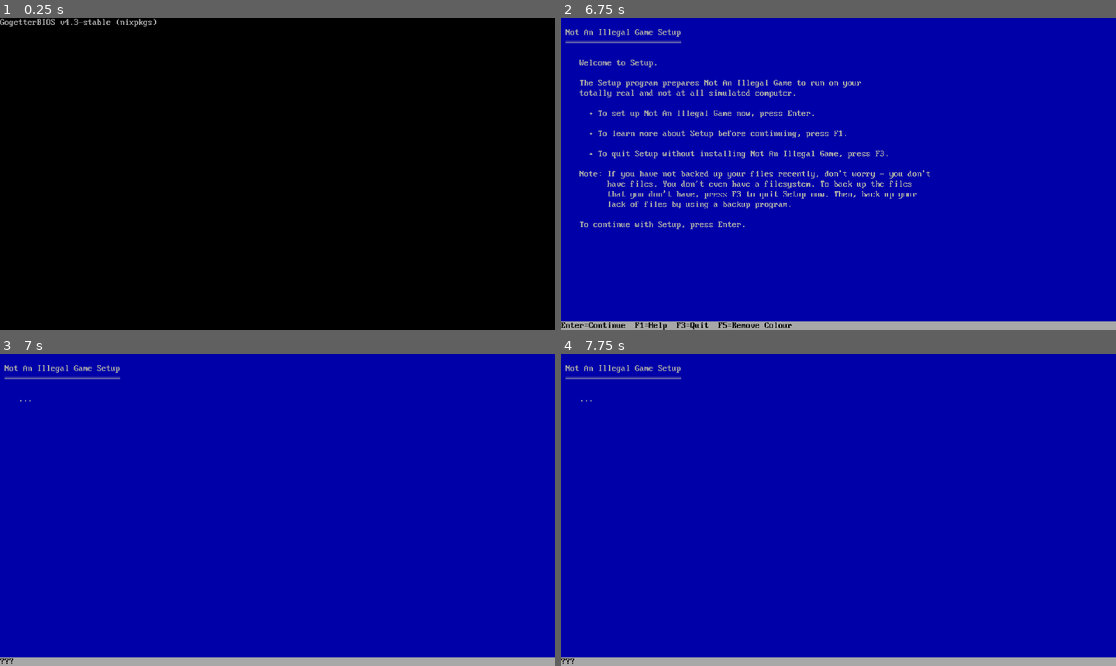
Above: before the commit, frames 1-4 (two rows, left to right).
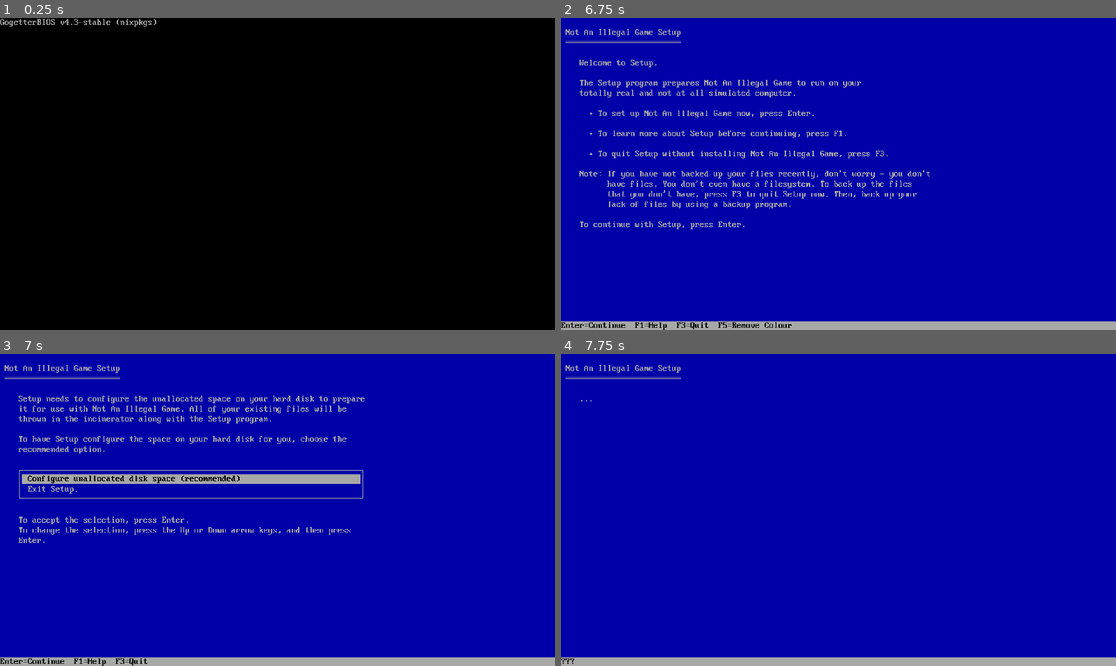
Above: after the commit, the same moments.

Repository: AeriaVelocity/not-an-illegal-game
Game: Godot game, scene res://Scenes/intro.tscn
Same seed, same stepped clock (60 frames per second), same inputs: the game is played once before the commit and once after it.
Inputs:
- Up to frame 1 (0.25 s): no input
- Up to frame 2 (6.75 s): tap Enter (ui_accept) at 0.5, 0.77, 1.25, 1.52, 2, 2.75, 3.02, 3.5, 3.77, 4.52, 5, 6.02 s
- Up to frame 3 (7 s): tap Enter (ui_accept) at 6.77 s
- Up to frame 4 (7.75 s): tap Enter (ui_accept) at 7.52 s

Frames 1-2 are identical in both runs. In frame 3, 5.0% of the frame differs, in the area x 0-66%, y 13-100%; in frame 4, nothing differs.

Commit message:
Added a second screen, which presents you with an option menu
That took maybe a little longer than I wanted it to.

Diff:
--- /dev/null
+++ b/Resources/default_font.tres
@@ -0,0 +1,8 @@
+[gd_resource type="LabelSettings" load_steps=2 format=3 uid="uid://c2p5p4wt1p5j7"]
+
+[ext_resource type="FontFile" uid="uid://c5c2w3cb83hy5" path="res://Mx437_IBM_VGA_8x16.ttf" id="1_onrsg"]
+
+[resource]
+font = ExtResource("1_onrsg")
+font_size = 32
+font_color = Color(0.658824, 0.658824, 0.658824, 1)
--- /dev/null
+++ b/Resources/selected_font.tres
@@ -0,0 +1,8 @@
+[gd_resource type="LabelSettings" load_steps=2 format=3 uid="uid://dfpihva5yuprr"]
+
+[ext_resource type="FontFile" uid="uid://c5c2w3cb83hy5" path="res://Mx437_IBM_VGA_8x16.ttf" id="1_6oufh"]
+
+[resource]
+font = ExtResource("1_6oufh")
+font_size = 32
+font_color = Color(0, 0, 0, 1)
--- a/Scenes/preinstallation.tscn
+++ b/Scenes/preinstallation.tscn
@@ -1,15 +1,25 @@
-[gd_scene load_steps=10 format=3 uid="uid://bygcowckre38n"]
+[gd_scene load_steps=12 format=3 uid="uid://bygcowckre38n"]
 
 [ext_resource type="Script" path="res://Scripts/preinstallation_interaction.gd" id="1_0t6bx"]
-[ext_resource type="FontFile" uid="uid://c5c2w3cb83hy5" path="res://Mx437_IBM_VGA_8x16.ttf" id="2_e22ee"]
+[ext_resource type="LabelSettings" uid="uid://c2p5p4wt1p5j7" path="res://Resources/default_font.tres" id="2_xk45s"]
 [ext_resource type="StyleBox" uid="uid://417p4qpiqo1f" path="res://Resources/exit-prompt-outline.tres" id="3_g30y1"]
 [ext_resource type="StyleBox" uid="uid://b3ltxto4iuhit" path="res://Resources/exit-prompt-title-style.tres" id="3_rlku3"]
+[ext_resource type="Script" path="res://Scripts/disk_space_list.gd" id="3_vnm4c"]
 [ext_resource type="LabelSettings" uid="uid://bhsc5ul65tafm" path="res://Resources/exit-prompt-title-label.tres" id="5_kb7wm"]
 
-[sub_resource type="LabelSettings" id="LabelSettings_gg2ix"]
-font = ExtResource("2_e22ee")
-font_size = 32
-font_color = Color(0.658824, 0.658824, 0.658824, 1)
+[sub_resource type="StyleBoxFlat" id="StyleBoxFlat_ll28w"]
+bg_color = Color(0.6, 0.6, 0.6, 0)
+border_width_left = 3
+border_width_top = 3
+border_width_right = 3
+border_width_bottom = 3
+border_color = Color(0.65098, 0.65098, 0.65098, 1)
+
+[sub_resource type="StyleBoxFlat" id="StyleBoxFlat_a3e6g"]
+bg_color = Color(0, 0, 0, 0)
+border_width_left = 20
+border_width_right = 20
+border_color = Color(0, 0, 0, 0)
 
 [sub_resource type="Animation" id="Animation_6lioa"]
 length = 0.001
@@ -110,7 +120,7 @@
 grow_horizontal = 2
 grow_vertical = 2
 text = "Enter=Continue  F1=Help  F3=Exit"
-label_settings = SubResource("LabelSettings_gg2ix")
+label_settings = ExtResource("2_xk45s")
 
 [node name="Screen 0" type="Control" parent="Background"]
 visible = false
@@ -153,7 +163,7 @@
     stuff you wish to be gaslighted by, press Enter. To choose a different
     option, use the Arrow keys to select the option you want, and then press
     Enter."
-label_settings = SubResource("LabelSettings_gg2ix")
+label_settings = ExtResource("2_xk45s")
 autowrap_mode = 2
 
 [node name="Screen 1" type="Control" parent="Background"]
@@ -192,7 +202,7 @@
           lack of files by using a backup program.
 
     To continue with Setup, press Enter."
-label_settings = SubResource("LabelSettings_gg2ix")
+label_settings = ExtResource("2_xk45s")
 autowrap_mode = 2
 
 [node name="Screen 2" type="Control" parent="Background"]
@@ -215,8 +225,88 @@
  Not An Illegal Game Setup
  ═════════════════════════
 
+    Setup needs to configure the unallocated space on your hard disk to prepare
+    it for use with Not An Illegal Game. All of your existing files will be
+    thrown in the incinerator along with the Setup program.
+
+    To have Setup configure the space on your hard disk for you, choose the
+    recommended option.
+
+
+
+
+
+
+    To accept the selection, press Enter.
+    To change the selection, press the Up or Down arrow keys, and then press
+    Enter."
+label_settings = ExtResource("2_xk45s")
+autowrap_mode = 2
+
+[node name="Outline" type="Panel" parent="Background/Screen 2/Label"]
+layout_mode = 1
+anchors_preset = 15
+anchor_right = 1.0
+anchor_bottom = 1.0
+offset_left = 66.0
+offset_top = 401.0
+offset_right = -664.0
+offset_bottom = -579.0
+grow_horizontal = 2
+grow_vertical = 2
+theme_override_styles/panel = SubResource("StyleBoxFlat_ll28w")
+
+[node name="MarginContainer" type="MarginContainer" parent="Background/Screen 2/Label/Outline"]
+layout_mode = 1
+anchors_preset = 15
+anchor_right = 1.0
+anchor_bottom = 1.0
+grow_horizontal = 2
+grow_vertical = 2
+theme_override_constants/margin_left = 10
+theme_override_constants/margin_top = 10
+theme_override_constants/margin_right = 10
+theme_override_constants/margin_bottom = 10
+
+[node name="DiskSpaceList" type="VBoxContainer" parent="Background/Screen 2/Label/Outline/MarginContainer"]
+layout_mode = 2
+alignment = 1
+script = ExtResource("3_vnm4c")
+
+[node name="ConfigSpace" type="Label" parent="Background/Screen 2/Label/Outline/MarginContainer/DiskSpaceList"]
+layout_mode = 2
+theme_override_styles/normal = SubResource("StyleBoxFlat_a3e6g")
+text = "Configure unallocated disk space (recommended)"
+label_settings = ExtResource("2_xk45s")
+
+[node name="ExitSetup" type="Label" parent="Background/Screen 2/Label/Outline/MarginContainer/DiskSpaceList"]
+layout_mode = 2
+theme_override_styles/normal = SubResource("StyleBoxFlat_a3e6g")
+text = "Exit Setup."
+label_settings = ExtResource("2_xk45s")
+
+[node name="Screen 3" type="Control" parent="Background"]
+visible = false
+layout_mode = 1
+anchors_preset = 15
+anchor_right = 1.0
+anchor_bottom = 1.0
+grow_horizontal = 2
+grow_vertical = 2
+
+[node name="Label" type="Label" parent="Background/Screen 3"]
+layout_mode = 1
+anchors_preset = 15
+anchor_right = 1.0
+anchor_bottom = 1.0
+grow_horizontal = 2
+grow_vertical = 2
+text = "
+ Not An Illegal Game Setup
+ ═════════════════════════
+
     ..."
-label_settings = SubResource("LabelSettings_gg2ix")
+label_settings = ExtResource("2_xk45s")
 autowrap_mode = 2
 
 [node name="ExitPrompt" type="ColorRect" parent="Background"]
--- /dev/null
+++ b/Scripts/disk_space_list.gd
@@ -0,0 +1,59 @@
+extends VBoxContainer
+
+var selected_option = 0
+var current_screen = 0
+
+var selected: StyleBoxFlat = StyleBoxFlat.new()
+var deselected: StyleBoxFlat = StyleBoxFlat.new()
+
+func _ready():
+    var item_padding = 20
+
+    selected.bg_color = "#a8a8a8ff"
+    selected.border_color = selected.bg_color
+    selected.border_width_left = item_padding
+    selected.border_width_right = item_padding
+
+    deselected.bg_color = "#00000000"
+    deselected.border_color = deselected.bg_color
+    deselected.border_width_left = item_padding
+    deselected.border_width_right = item_padding
+
+func activate_option():
+    match selected_option:
+        0:
+            Signals.request_screen_change.emit(3)
+        1:
+            Signals.request_exit.emit()
+
+func _process(_delta):
+    current_screen = Signals.current_screen
+
+    if current_screen != 2:
+        return
+
+    var default_font = load("res://Resources/default_font.tres")
+    var selected_font = load("res://Resources/selected_font.tres")
+
+    for i in range(get_child_count()):
+        var option = get_child(i)
+
+        if i == selected_option:
+            option.add_theme_stylebox_override("normal", selected)
+            option.label_settings = selected_font
+        else:
+            option.add_theme_stylebox_override("normal", deselected)
+            option.label_settings = default_font
+
+func _input(event):
+    print(current_screen)
+    if current_screen != 2:
+        return
+
+    if event is InputEventKey and event.is_pressed():
+        if event.as_text() == "Up":
+            selected_option = max(selected_option - 1, 0)
+        if event.as_text() == "Down":
+            selected_option = min(selected_option + 1, get_child_count() - 1)
+        if event.as_text() == "Enter":
+            activate_option()
--- a/Scripts/preinstallation_interaction.gd
+++ b/Scripts/preinstallation_interaction.gd
@@ -16,6 +16,11 @@
     await animations.animation_finished
     is_ready = true
 
+    var signals = get_node("/root/Signals")
+
+    signals.request_screen_change.connect(Callable(self, "change_screen"))
+    signals.request_exit.connect(Callable(self, "show_exit_prompt"))
+
 func _input(event):
     if not is_ready:
         return
@@ -27,13 +32,13 @@
             if key == "F3":
                 get_tree().quit()
             if key == "Escape":
-                $ExitPrompt.hide()
+                hide_exit_prompt()
             return
 
         if key == "F1" and current_screen != 0:
             change_screen(0)
         if key == "F3":
-            $ExitPrompt.show()
+            show_exit_prompt()
 
         match current_screen:
             0:
@@ -50,6 +55,13 @@
 func change_screen(screen):
     previous_screen = current_screen
     current_screen = screen
+    Signals.current_screen = current_screen
+
+func show_exit_prompt():
+    $ExitPrompt.show()
+
+func hide_exit_prompt():
+    $ExitPrompt.hide()
 
 func set_keys():
     var keys = $Keys/Label
@@ -59,6 +71,8 @@
             keys.text = "F3=Quit  Escape=Previous Screen"
         1:
             keys.text = "Enter=Continue  F1=Help  F3=Quit  F5=Remove Colour"
+        2:
+            keys.text = "Enter=Continue  F1=Help  F3=Quit"
         _:
             keys.text = "???"
 
--- /dev/null
+++ b/Scripts/signals.gd
@@ -0,0 +1,6 @@
+extends Node
+
+signal request_screen_change(screen: int)
+signal request_exit
+
+var current_screen = 0
--- a/project.godot
+++ b/project.godot
@@ -18,6 +18,10 @@
 boot_splash/show_image=false
 config/icon="res://Graphics/icon.svg"
 
+[autoload]
+
+Signals="*res://Scripts/signals.gd"
+
 [display]
 
 window/size/viewport_width=1920
